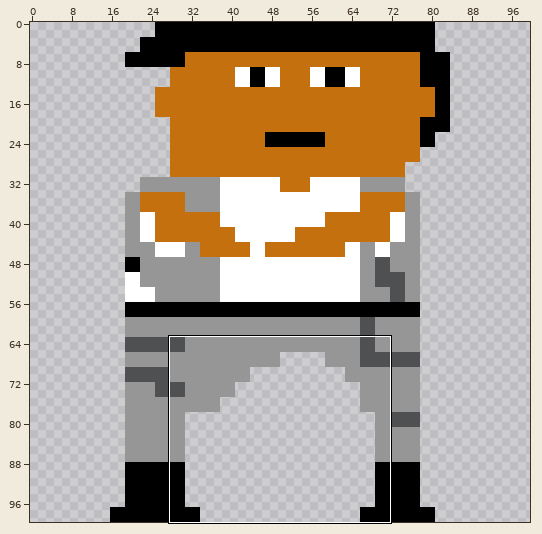
Two states of a sprite sheet, Images/Player-F.png. Above, an overview of the earlier version with the close-up marked.
Close-up. Earlier state:
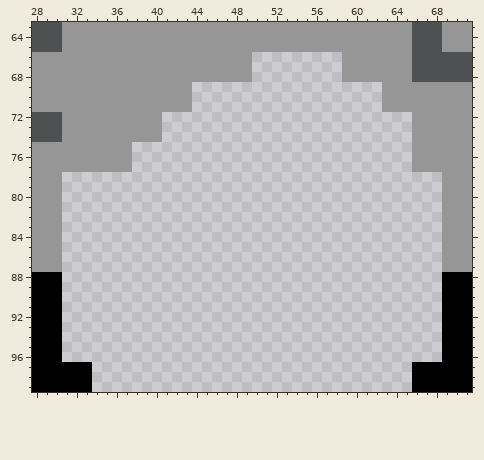
The file is 100x100 pixels. Shown: x 28..71, y 63..99. The commit also changed other parts of the picture, which this record leaves out.
New version:
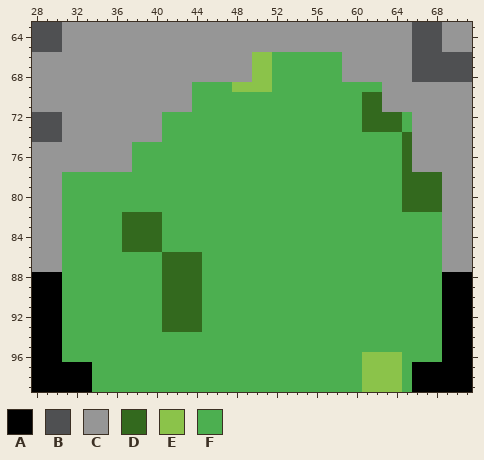
Palette (. is transparent): A #000000  B #4f5052  C #969696  D #33691e  E #8bc34a  F #4caf50
The edit:
y 66..68: x 50..58 ......... -> EEFFFFFFF
y 69: x 44..62 ................... -> FFFFEEEEFFFFFFFFFFF
y 70..71: x 44..62 ................... -> FFFFFFFFFFFFFFFFFDD
y 72..73: x 41..65 ......................... -> FFFFFFFFFFFFFFFFFFFFDDDDF
y 74: x 41..65 ......................... -> FFFFFFFFFFFFFFFFFFFFFFFFD
y 75..77: x 38..65 ............................ -> FFFFFFFFFFFFFFFFFFFFFFFFFFFD
y 78..81: x 31..68 ...................................... -> FFFFFFFFFFFFFFFFFFFFFFFFFFFFFFFFFFDDDD
y 82..85: x 31..68 ...................................... -> FFFFFFDDDDFFFFFFFFFFFFFFFFFFFFFFFFFFFF
y 86..93: x 31..68 ...................................... -> FFFFFFFFFFDDDDFFFFFFFFFFFFFFFFFFFFFFFF
y 94..95: x 31..68 ...................................... -> FFFFFFFFFFFFFFFFFFFFFFFFFFFFFFFFFFFFFF
y 96: x 31..68 ...................................... -> FFFFFFFFFFFFFFFFFFFFFFFFFFFFFFEEEEFFFF
y 97..99: x 34..65 ................................ -> FFFFFFFFFFFFFFFFFFFFFFFFFFFEEEEF
